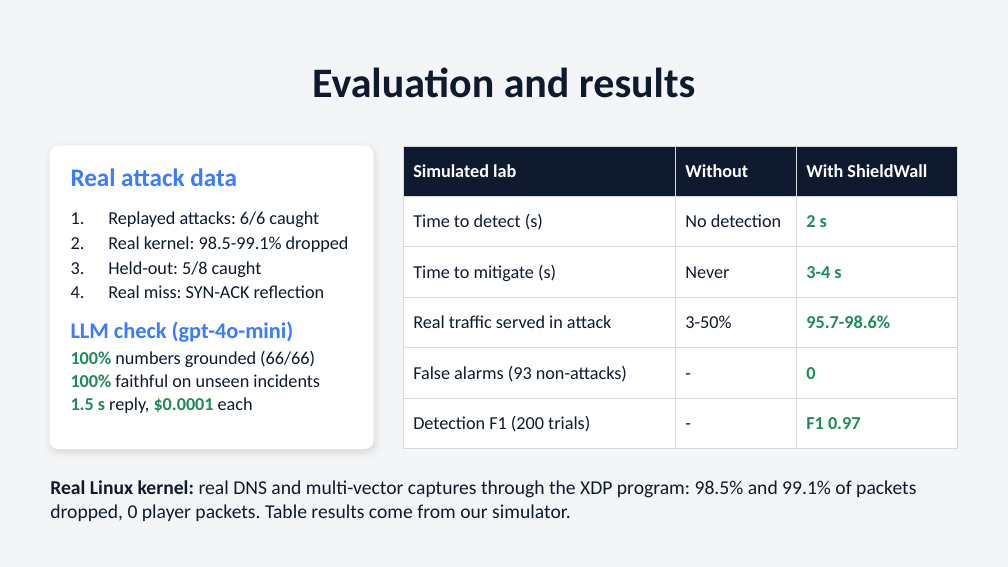
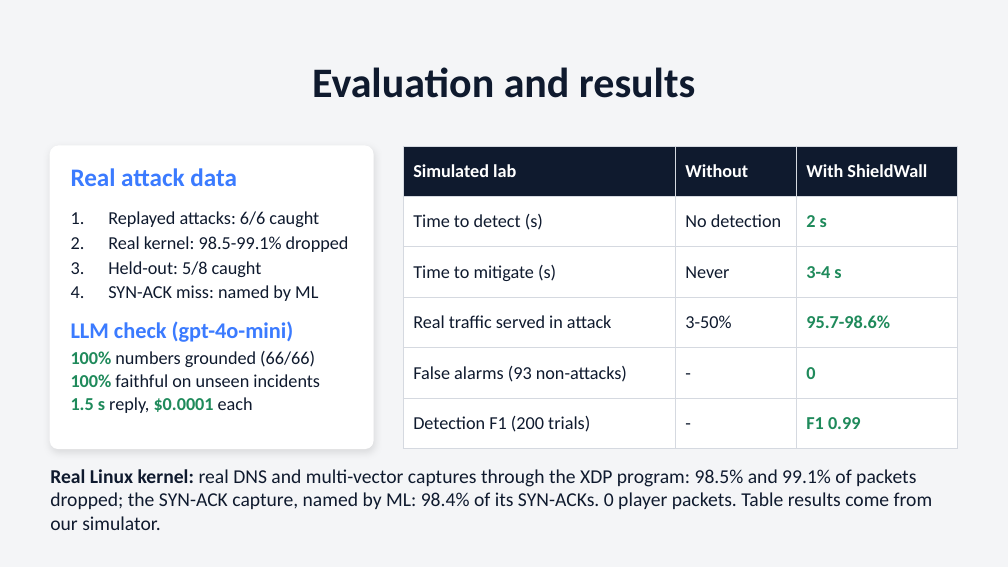
Before and after one commit to SushrithKbtech/shieldwall, a slide deck: slide 6 of docs/ShieldWall_presentation.pptx. Drawn at 1008x567 pixels with LibreOffice and Linux fonts; fonts in the diff are those of the drawing. Boxes give left, top, right and bottom in pixels: in the first picture for what was removed or moved away, otherwise in the second. Text is boxed around its words. In the diff, an @@ line names an element or a change of style, - is before the commit and + after.

Commit message:
Finish the three-tier cascade: SYN-ACK mitigation, ML on real captures, live analyst
- Kernel: count SYN-ACKs and match them in a rule (RULE_SYNACK); the controller rate-limits
  SYN-ACK reflection from unknown sources. ML-named attacks now map to the same rules as
  fingerprinted ones, so an attack the ML tier names is actually blocked.
- ML tier: features the live kernel path can provide (SYN-ACK share replaces destination-port
  entropy), shieldwall ml-train with real-capture scoring and a window cache, confidence-aware
  results; the shipped model learns from simulated traffic only (training on the development
  captures did worse on the held-out ones, both reported). Pinned to scikit-learn 1.7.2.
- Tier 3: packet sampler so the analyst runs under shieldwall live; analyst field guide, null-text
  parsing, heuristic prefers reflection evidence over blocking a public resolver;
  shieldwall analyst-eval (gpt-4o-mini vs heuristic).
- Results: held-out rerun (SYN-ACK now named and blocked), SYN-ACK capture through the real
  kernel, 200-trial metrics with and without the ML tier, analyst evaluation.
- Tests for the ML tier, cascade routing and analyst; CI runs them with and without the model.
- Dashboard, README, talk script, runbook and slides updated.

```diff
--- a/docs/ShieldWall_presentation.pptx
+++ b/docs/ShieldWall_presentation.pptx
@@ table at [403, 146, 958, 436] @@
-row 6, column 3: F1 0.97
+row 6, column 3: F1 0.99
@@ text at [108, 285, 318, 301]: text changed @@
-4. Real miss: SYN-ACK reflection
+4. SYN-ACK miss: named by ML
@@ text at [50, 469, 933, 530]: text changed @@
-Real Linux kernel: real DNS and multi-vector captures through the XDP program: 98.5% and 99.1% of packets dropped, 0 player packets. Table results come from our simulator.
+Real Linux kernel: real DNS and multi-vector captures through the XDP program: 98.5% and 99.1% of packets dropped; the SYN-ACK capture, named by ML: 98.4% of its SYN-ACKs. 0 player packets. Table results come from our simulator.
```
Also in this commit, not shown: 4 other slides changed, 48 other files.
